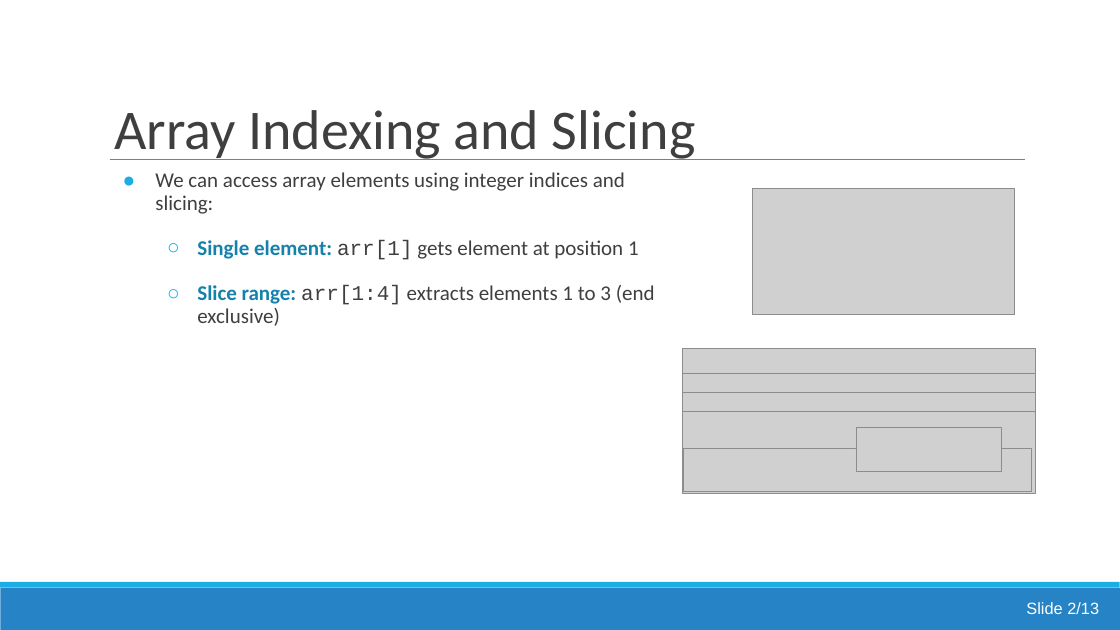
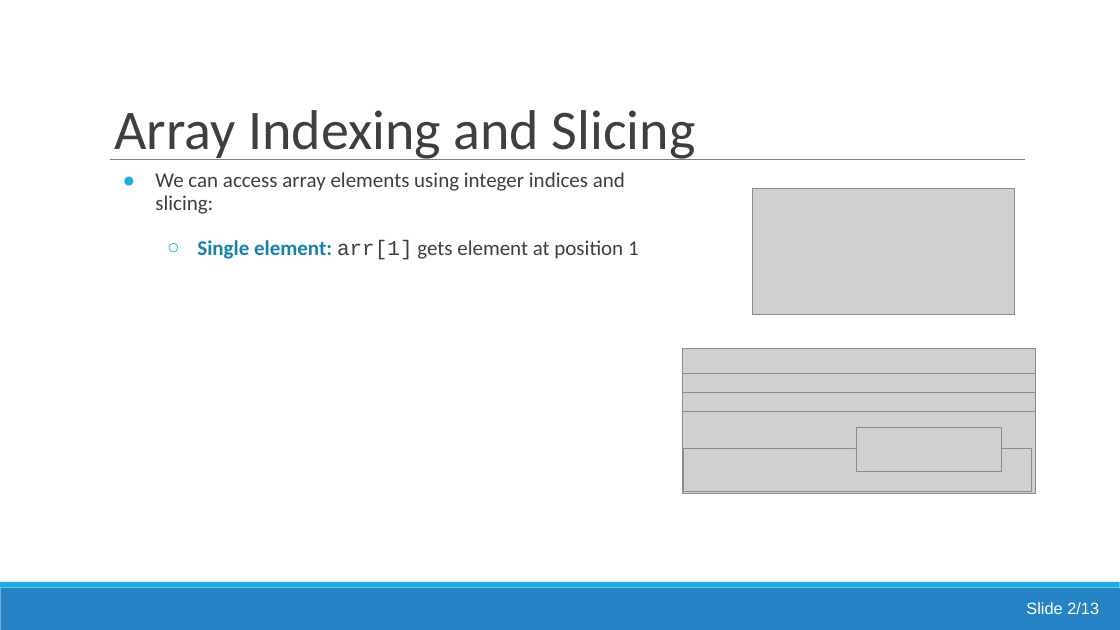
Before and after one commit to jsmartinstats/SCIF10002-2026, a slide deck: slide 6 of 08/Lecture7_working_with_numpy_arrays.pptx. Drawn at 1120x630 pixels with LibreOffice and Linux fonts; fonts in the diff are those of the drawing; grey boxes stand for pictures. Boxes give left, top, right and bottom in pixels: in the first picture for what was removed or moved away, otherwise in the second. Text is boxed around its words. In the diff, an @@ line names an element or a change of style, - is before the commit and + after.

```diff
--- a/08/Lecture7_working_with_numpy_arrays.pptx
+++ b/08/Lecture7_working_with_numpy_arrays.pptx
@@ text at (197, 285, 655, 326): paragraph removed @@
-  ○ Slice range: arr[1:4] extracts elements 1 to 3 (end exclusive)
```
Also in this commit, not shown: 6 other slides changed, 1 slide added, 1 slide removed.
